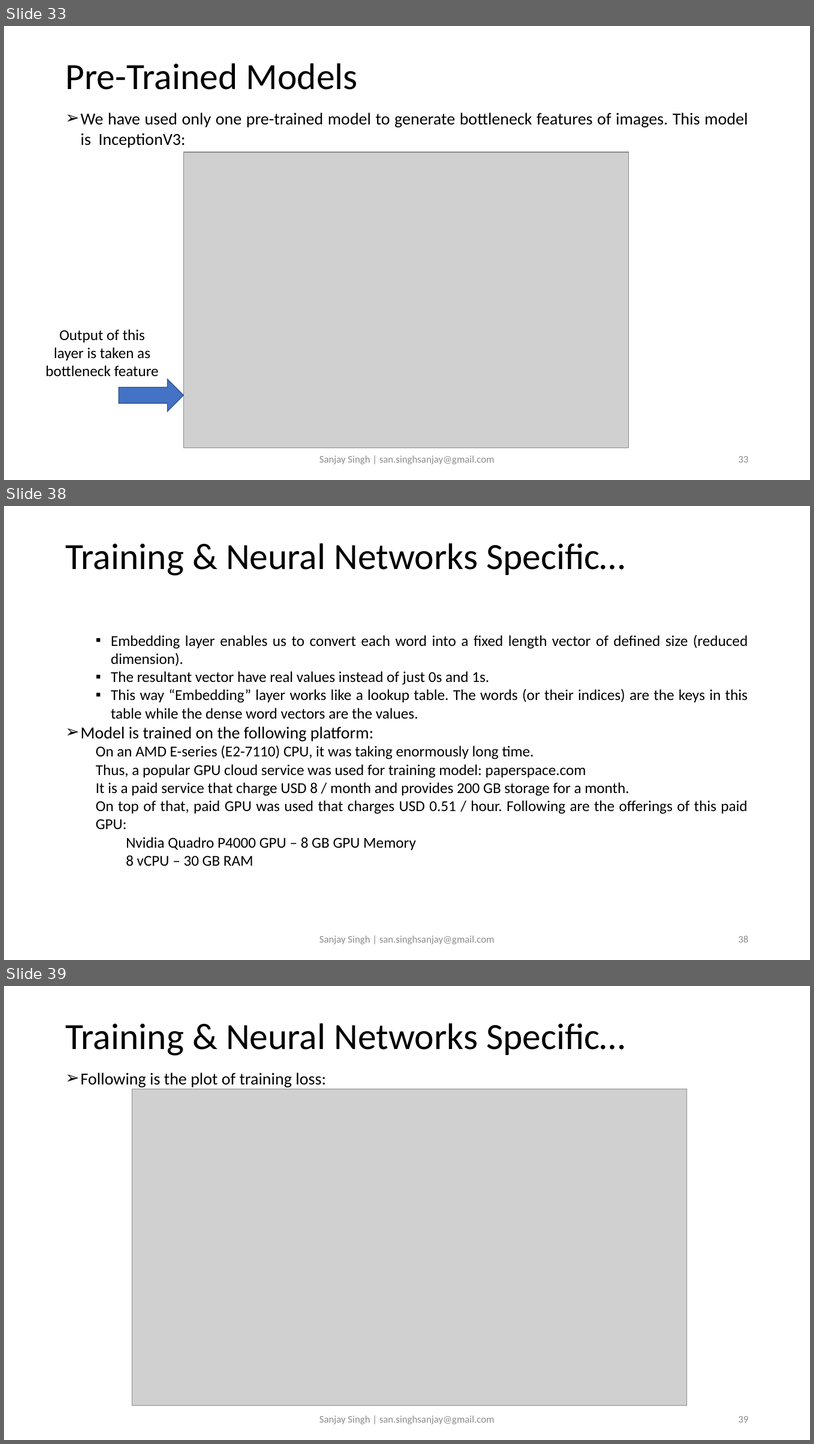
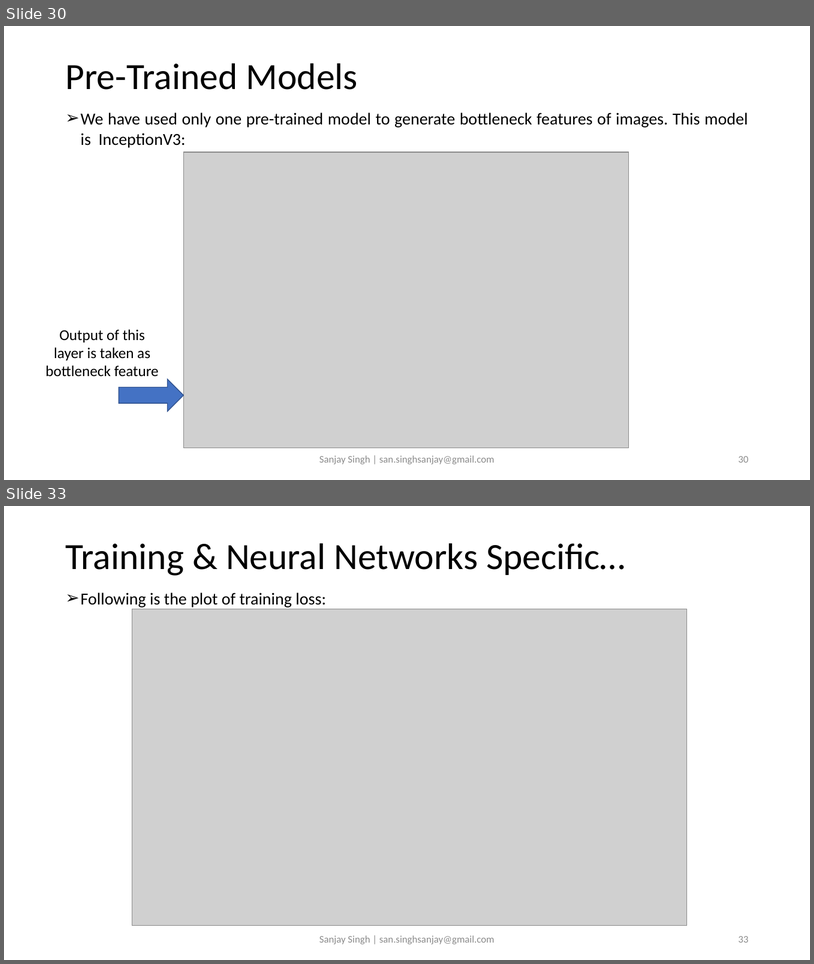
Before and after one commit to sansinghsanjay/Flickr8k_ImageCaptioning_AttentionMechanism, a slide deck: readme.pptx. Shown one above the other, each under a label of ours: slides 33, 38 and 39 before the commit, slides 30 and 33 after it; the slides between them are not shown. The pictures are 814x1444 and 814x964 pixels, drawn with LibreOffice and Linux fonts; fonts in the diff are those of the drawing; grey boxes stand for pictures. Boxes give left, top, right and bottom in pixels: in the first picture for what was removed or moved away, otherwise in the second. Text is boxed around its words. In the diff, an @@ line names an element or a change of style, - is before the commit and + after.

```diff
--- a/readme.pptx
+++ b/readme.pptx
@@ slide 38 removed at [4,506,810,960], background #FFFFFF @@
@@ title removed at [65,543,626,576] @@
-Training & Neural Networks Specific…
@@ text removed at [81,635,748,866] @@
-  ▪ Embedding layer enables us to convert each word into a fixed length vector of defined size (reduced dimension).
-  ▪ The resultant vector have real values instead of just 0s and 1s.
-  ▪ This way “Embedding” layer works like a lookup table. The words (or their indices) are the keys in this table while the dense word vectors are the values.
-➢ Model is trained on the following platform:
-  On an AMD E-series (E2-7110) CPU, it was taking enormously long time.
-  Thus, a popular GPU cloud service was used for training model: paperspace.com
-  It is a paid service that charge USD 8 / month and provides 200 GB storage for a month.
-  On top of that, paid GPU was used that charges USD 0.51 / hour. Following are the offerings of this paid GPU:
-    Nvidia Quadro P4000 GPU – 8 GB GPU Memory
-    8 vCPU – 30 GB RAM
@@ text removed at [320,935,495,944] @@
-Sanjay Singh | san.singhsanjay@gmail.com
@@ page number removed at [738,935,749,942] @@
-38
@@ what was slide 33 is now slide 30 @@
@@ page number at [738,456,749,462]: text changed @@
-33
+30
@@ what was slide 39 is now slide 33 @@
@@ page number at [738,936,749,942]: text changed @@
-39
+33
```
Also in this commit, not shown: 3 slides changed, 2 slides added, 7 other slides removed, 2 other files.
